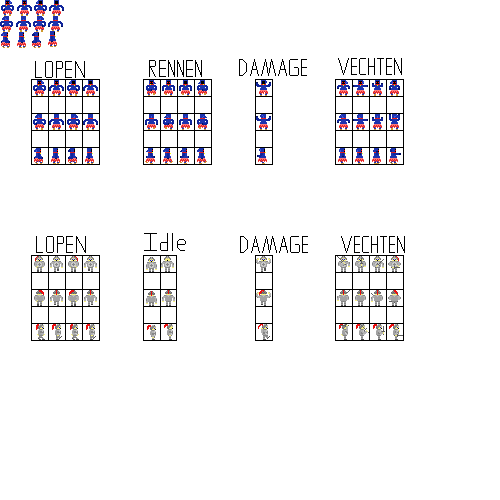
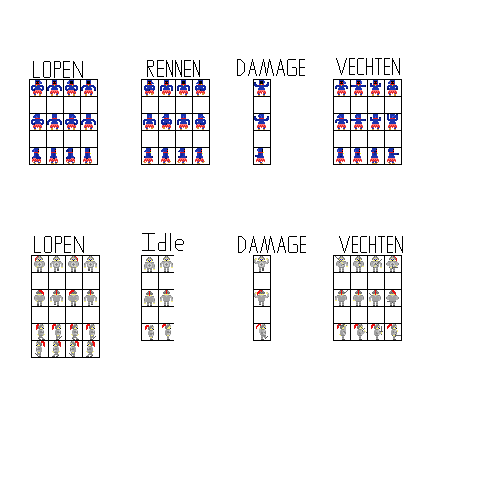
Two versions of the same layered image (500 × 500). Layer-by-layer changes:
added layer "Pasted Layer" above "HeroKnightEnZombieSageSpriteSheet.png" over [31, 341, 100, 358]
painted on "HeroKnightEnZombieSageSpriteSheet.png" over [0, 0, 405, 341]
